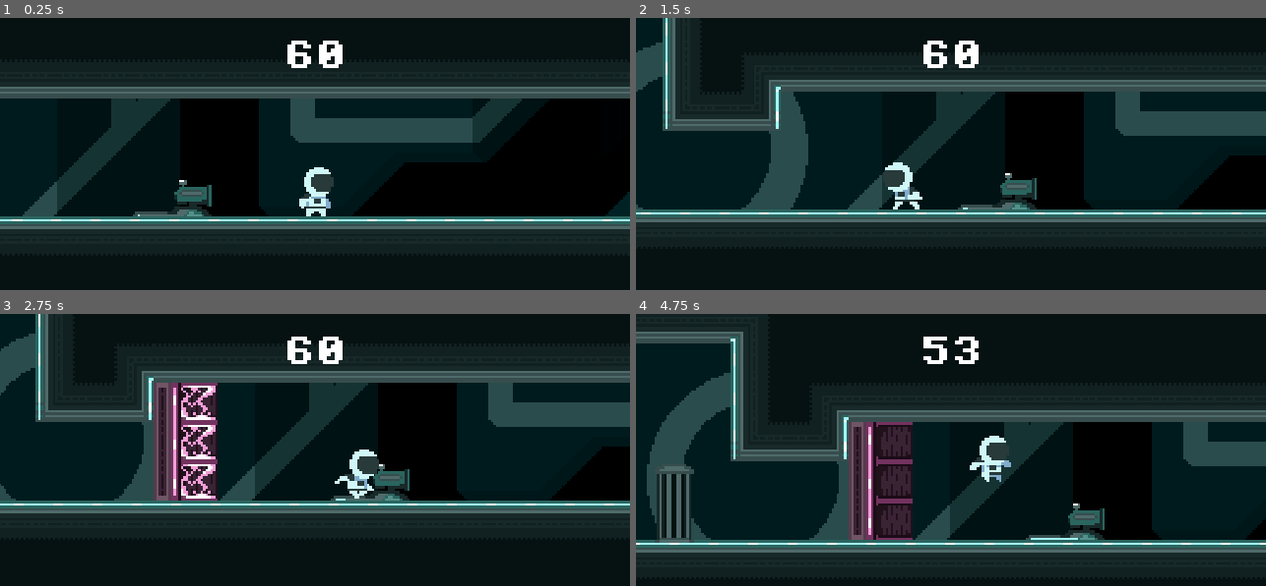
Above: before the commit, frames 1-4 (two rows, left to right).
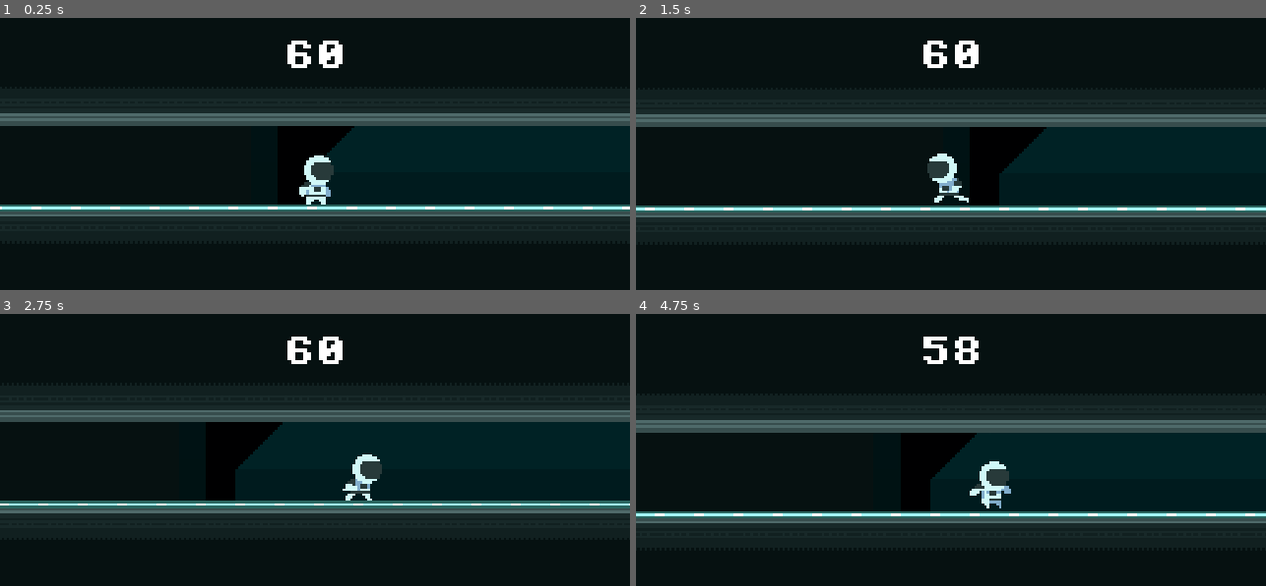
Above: after the commit, the same moments.

Repository: Serial-Cyn/patch-it-up
Game: Godot game, scene res://levels/level_2.tscn
The game is run twice, just before and just after one commit, with the same random seed, the same clock (stepped at 60 frames per second) and the same inputs. This scene is started directly instead of the project's main scene. Sound files missing from this copy of the repository are replaced by a short silence.
Inputs:
- Up to frame 1 (0.25 s): no input
- Up to frame 2 (1.5 s): hold D (move_right) from 0.53 s (still down); tap W (jump) at 0.77 s
- Up to frame 3 (2.75 s): tap W (jump) at 1.52 s; release D (move_right) at 2.03 s; hold A (move_left) from 2.03 s (still down)
- Up to frame 4 (4.75 s): release A (move_left) at 2.78 s; hold D (move_right) 2.78-4.28 s; tap W (jump) at 3.02, 3.77, 4.52 s; hold A (move_left) from 4.28 s (still down)

The runs differ from the first frame. In frame 1, 33% of the frame differs, in the area x 0-100%, y 25-78%; in frame 2, 25%; in frame 3, 23%; in frame 4, 33%, in the area x 0-100%, y 6-88%.

Commit message:
debugged turret

Diff:
--- a/levels/level_2.tscn
+++ b/levels/level_2.tscn
@@ -289,7 +289,7 @@
 "times": PackedFloat32Array(0, 1),
 "transitions": PackedFloat32Array(1, 1),
 "update": 0,
-"values": [Vector2(662, -23), Vector2(485, -23)]
+"values": [Vector2(662, -23), Vector2(475, -23)]
 }
 
 [sub_resource type="AnimationLibrary" id="AnimationLibrary_h351q"]
@@ -629,7 +629,7 @@
 [node name="Player" parent="." instance=ExtResource("5_5orea")]
 unique_name_in_owner = true
 z_index = 90
-position = Vector2(1874, -95)
+position = Vector2(-86, -4)
 
 [node name="MainCamera" type="Camera2D" parent="Player"]
 zoom = Vector2(2.5, 2.5)
--- a/scripts/spike.gd
+++ b/scripts/spike.gd
@@ -3,7 +3,7 @@
 @onready var game_manager: Node = %GameManager
 
 
-const DAMAGE : float = 5.0
+var DAMAGE : float = 5.0
 
 func _on_hurt_box_body_entered(body: Node2D) -> void:
 	if body.is_in_group("Player"):
--- a/scripts/trap/chamber_2_1.gd
+++ b/scripts/trap/chamber_2_1.gd
@@ -22,6 +22,8 @@
 func _ready() -> void:
 	trigger_trap()
 	trigger_last_spike()
+	spike.DAMAGE = 60
+	spike_2.DAMAGE = 60
 	patch.visible = trigger
 	spike_3.visible = trigger
 	spike_4.visible = trigger
--- a/scripts/trap/chamber_3.gd
+++ b/scripts/trap/chamber_3.gd
@@ -31,7 +31,7 @@
 		spike.get_node("Collider").disabled = !show
 
 func _on_area_2d_body_entered(body: Node2D) -> void:
-	if body.is_in_group("Player"):
+	if body.is_in_group("Player") and boss:
 		boss.triggered = true
 		trigger_count += 1
 
